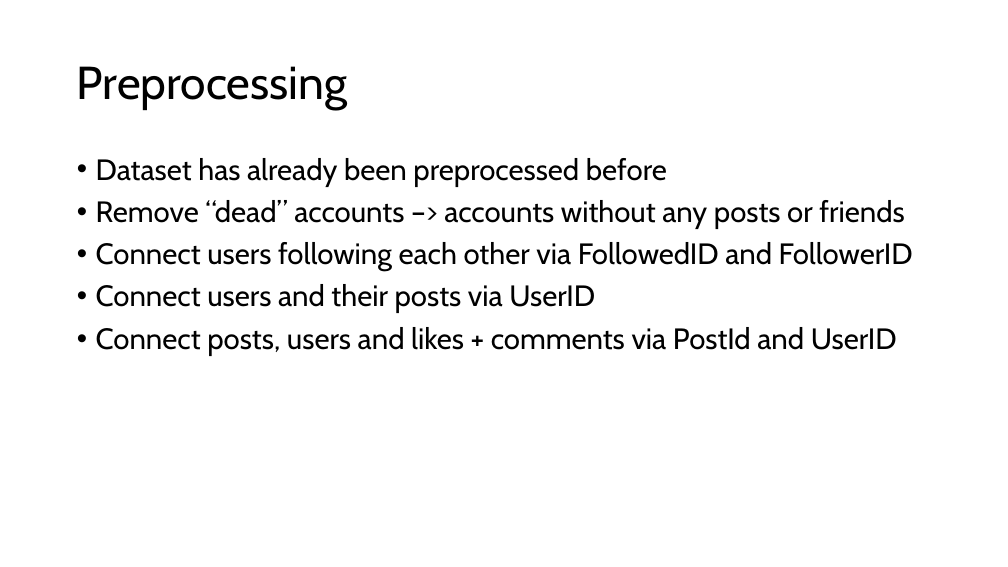
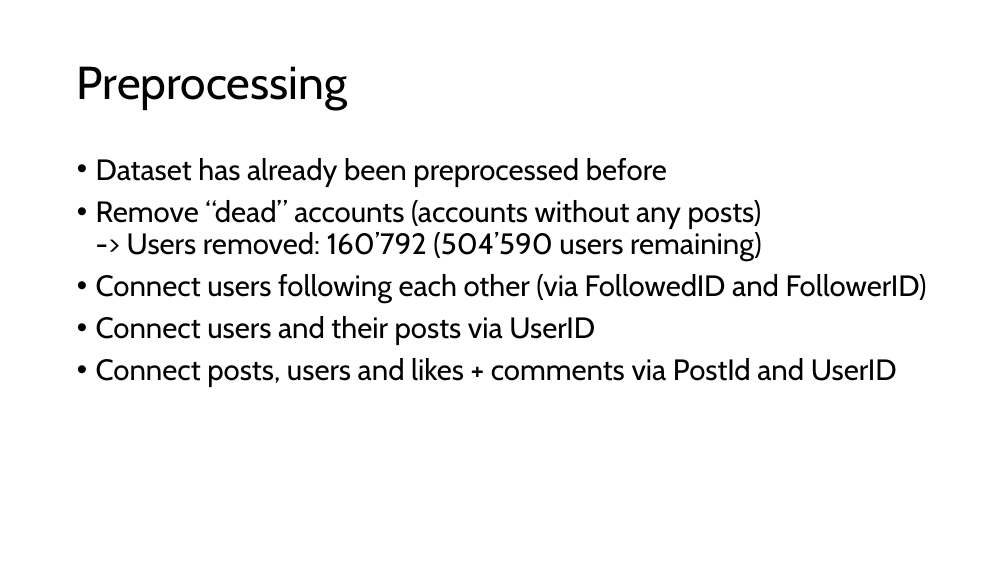
Before and after one commit to jonas-blum/data-mining-1, a slide deck: slide 4 of project/project-presentation.pptx (slide 5 before the commit). Drawn at 1008x567 pixels with LibreOffice and Linux fonts; fonts in the diff are those of the drawing. Boxes give left, top, right and bottom in pixels: in the first picture for what was removed or moved away, otherwise in the second. Text is boxed around its words. In the diff, an @@ line names an element or a change of style, - is before the commit and + after.

```diff
--- a/project/project-presentation.pptx
+++ b/project/project-presentation.pptx
@@ text at bbox=[96, 200, 927, 303]: text changed @@
-• Remove “dead” accounts –> accounts without any posts or friends
-• Connect users following each other via FollowedID and FollowerID
+• Remove “dead” accounts (accounts without any posts)
+  -> Users removed: 160’792 (504’590 users remaining)
+• Connect users following each other (via FollowedID and FollowerID)
```
Also in this commit, not shown: 3 other slides changed, 2 slides added, 9 other files.
